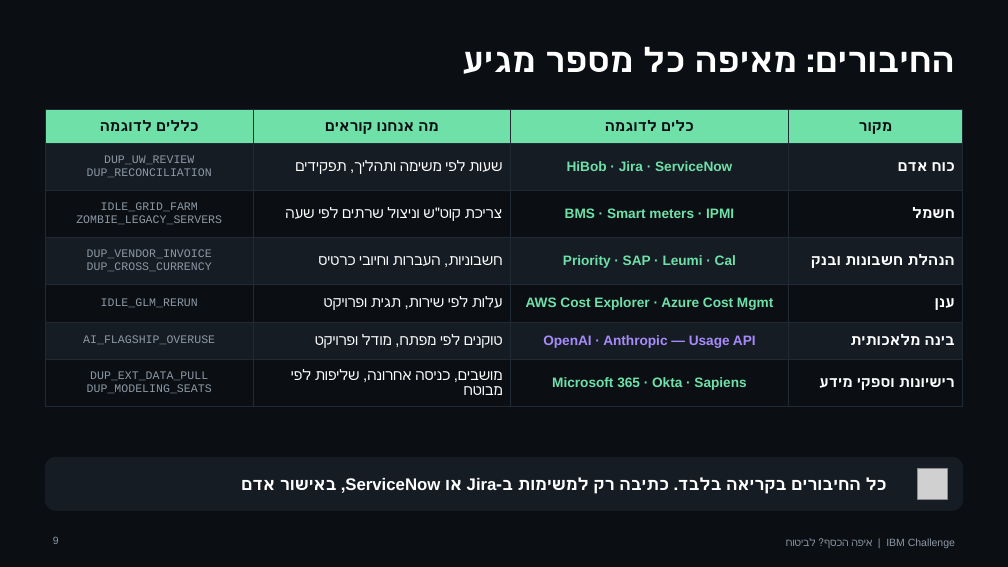
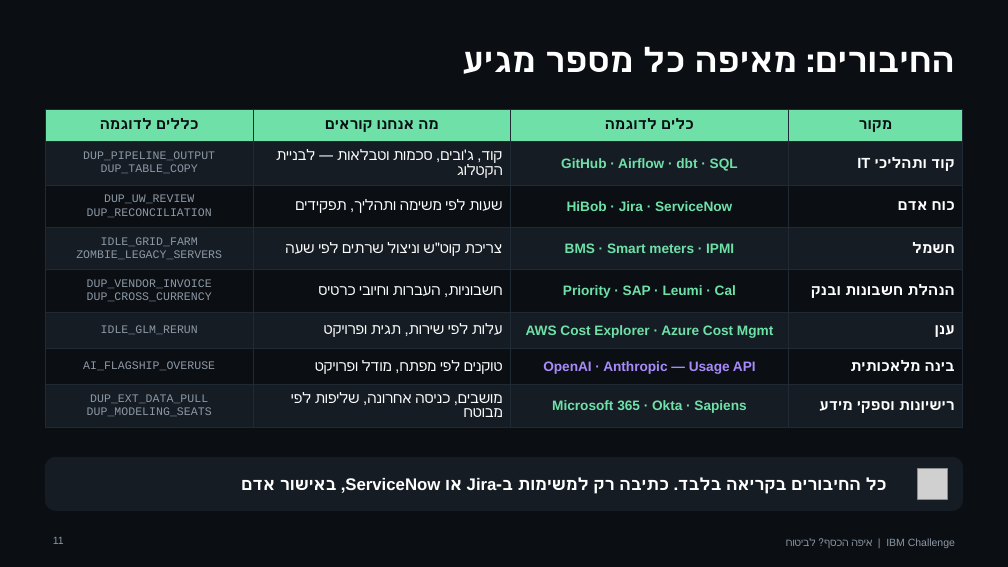
Before and after one commit to IrenaSpivak15/IrenaSpivak15, a slide deck: slide 11 of ibm-pitch/IBM_Pitch_Insurance.pptx (slide 9 before the commit). Drawn at 1008x567 pixels with LibreOffice and Linux fonts; fonts in the diff are those of the drawing; grey boxes stand for pictures. Boxes give left, top, right and bottom in pixels: in the first picture for what was removed or moved away, otherwise in the second. Text is boxed around its words. In the diff, an @@ line names an element or a change of style, - is before the commit and + after.

```diff
--- a/ibm-pitch/IBM_Pitch_Insurance.pptx
+++ b/ibm-pitch/IBM_Pitch_Insurance.pptx
@@ table at [45, 110, 963, 421] @@
+row 2: DUP_PIPELINE_OUTPUT / DUP_TABLE_COPY | קוד, ג׳ובים, סכמות וטבלאות — לבניית הקטלוג | GitHub · Airflow · dbt · SQL | קוד ותהליכי IT
@@ page number at [53, 537, 64, 544]: text changed @@
-9
+11
```
Also in this commit, not shown: 8 other slides changed, 2 slides added, 2 other files.
